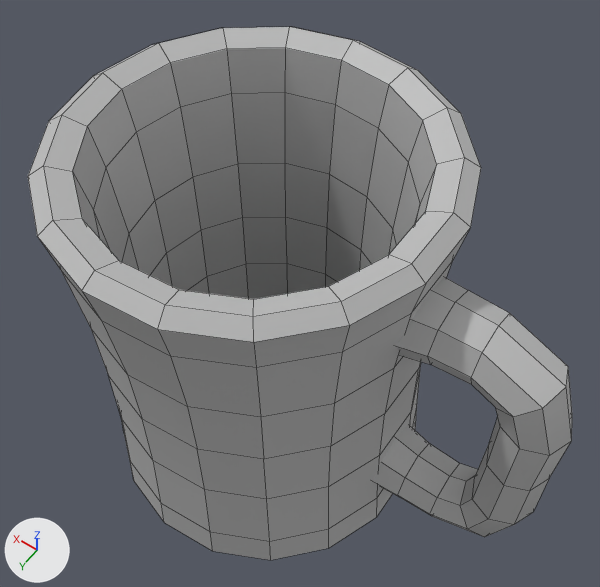
The FBX model Assets/Marta/coffee_mug_GEO.fbx, before and after one commit.
Rendered twice from a camera (50 mm lens) standing at (-0.0969, 0.117, 0.27) and looking at (-0.0087, -0.0066, 0.0758). The axes (+X, +Y, +Z) are drawn at lower left. The lights are the same throughout. Mesh edges are drawn as thin lines. Where no turn or scale is listed for an object, it has been applied to the vertices.

Before the edit, the objects in view are built like this:
```python
me_mesh = bpy.data.meshes.new('Mesh')
me_mesh.from_pydata(...)  # 291 vertices, 306 faces; spans x -0.0542..0.0542, y -0.0545..0.0545, z -0.0665..0.0665
me_mesh.materials.append(mat_coffeemug_main_mat)  # grey #bcbcbc
me_mesh_001 = bpy.data.meshes.new('Mesh.001')
me_mesh_001.from_pydata(...)  # 90 vertices, 96 faces; spans x -0.0231..0.0231, y -0.0114..0.0114, z -0.0488..0.0488
me_mesh_001.materials.append(mat_coffeemug_handle_mat)  # grey #bcbcbc
ob_coffeemug_handle_geo = bpy.data.objects.new('coffeeMug_handle_GEO', me_mesh_001)
ob_coffeemug_handle_geo.location = (-0.0714, 0.0, 0.0672)
ob_coffeemug_main_geo = bpy.data.objects.new('coffeeMug_main_GEO', me_mesh)
ob_coffeemug_main_geo.location = (0.0005, 0.0, 0.0665)
```
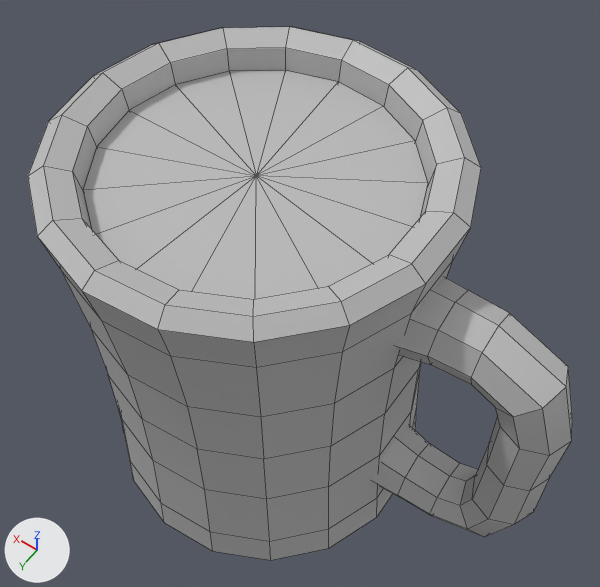
Commit message: Marta - coffee mug model (CORRECTION)

Changed parts and their boxes (x1, y1, x2, y2) in the pictures (600 x 587 px):
'coffeeMug_liquid_GEO', added: after (83, 70, 428, 299)

Diff of the bpy script that builds the scene:
```diff
--- a/Assets/Marta/coffee_mug_GEO.fbx.py
+++ b/Assets/Marta/coffee_mug_GEO.fbx.py
@@ mat_coffemug_liquid_mat @@
+mat_coffemug_liquid_mat = principled_material('coffeMug_liquid_mat')
+mat_coffemug_liquid_mat.base_color = (0.5, 0.5, 0.5)  # grey #bcbcbc
@@ me_mesh_002 @@
+me_mesh_002.from_pydata(...)  # 121 vertices, 136 faces; spans x -0.0424..0.0424, y -0.0426..0.0426, z -0.0547..0.0547
+me_mesh_002.materials.append(mat_coffemug_liquid_mat)  # grey #bcbcbc
@@ ob_coffeemug_liquid_geo @@
+ob_coffeemug_liquid_geo = bpy.data.objects.new('coffeeMug_liquid_GEO', me_mesh_002)
+ob_coffeemug_liquid_geo.location = (0.0005, 0.0, 0.0694)
```
